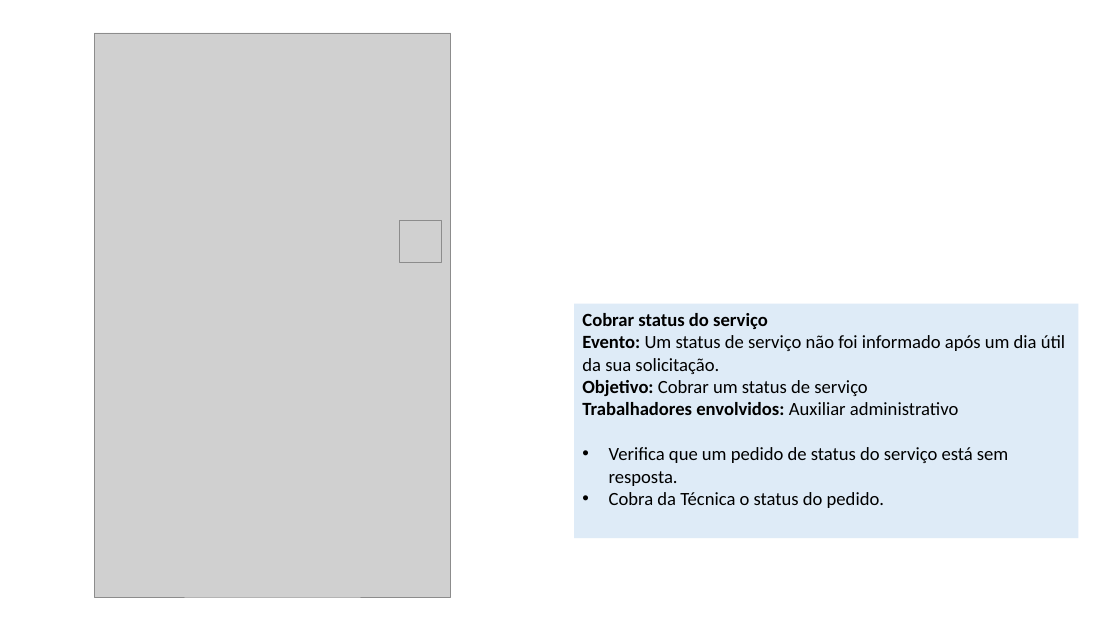
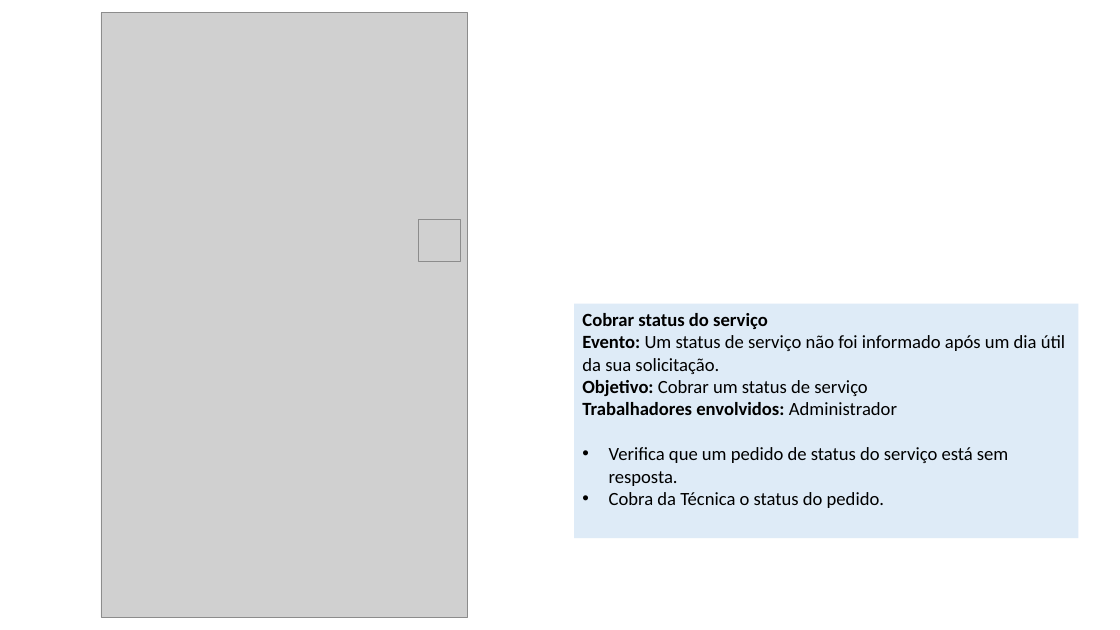
Before and after one commit to somosafsociety/Eng-Soft-EC2A, a slide deck: slide 25 of 18. Descrição dos Processos de Negócio.pptx. Drawn at 1120x630 pixels with LibreOffice and Linux fonts; fonts in the diff are those of the drawing; grey boxes stand for pictures. Boxes give left, top, right and bottom in pixels: in the first picture for what was removed or moved away, otherwise in the second. Text is boxed around its words. In the diff, an @@ line names an element or a change of style, - is before the commit and + after.

```diff
--- a/18. Descrição dos Processos de Negócio.pptx
+++ b/18. Descrição dos Processos de Negócio.pptx
@@ picture: place and size @@
-picture at <box>94,33,451,597</box>
+picture at <box>101,13,467,617</box>
@@ picture: place and size @@
-picture at <box>399,221,441,263</box>
+picture at <box>418,219,460,261</box>
@@ text in rectangle at <box>582,402,897,415</box>: text changed @@
-Trabalhadores envolvidos: Auxiliar administrativo
+Trabalhadores envolvidos: Administrador
```
Also in this commit, not shown: 32 other slides changed, 6 other files.
